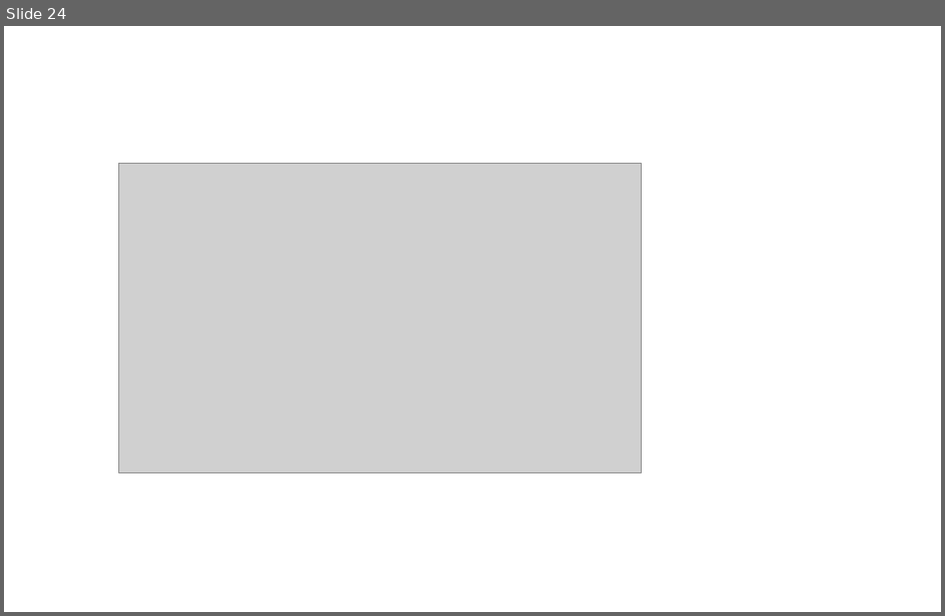
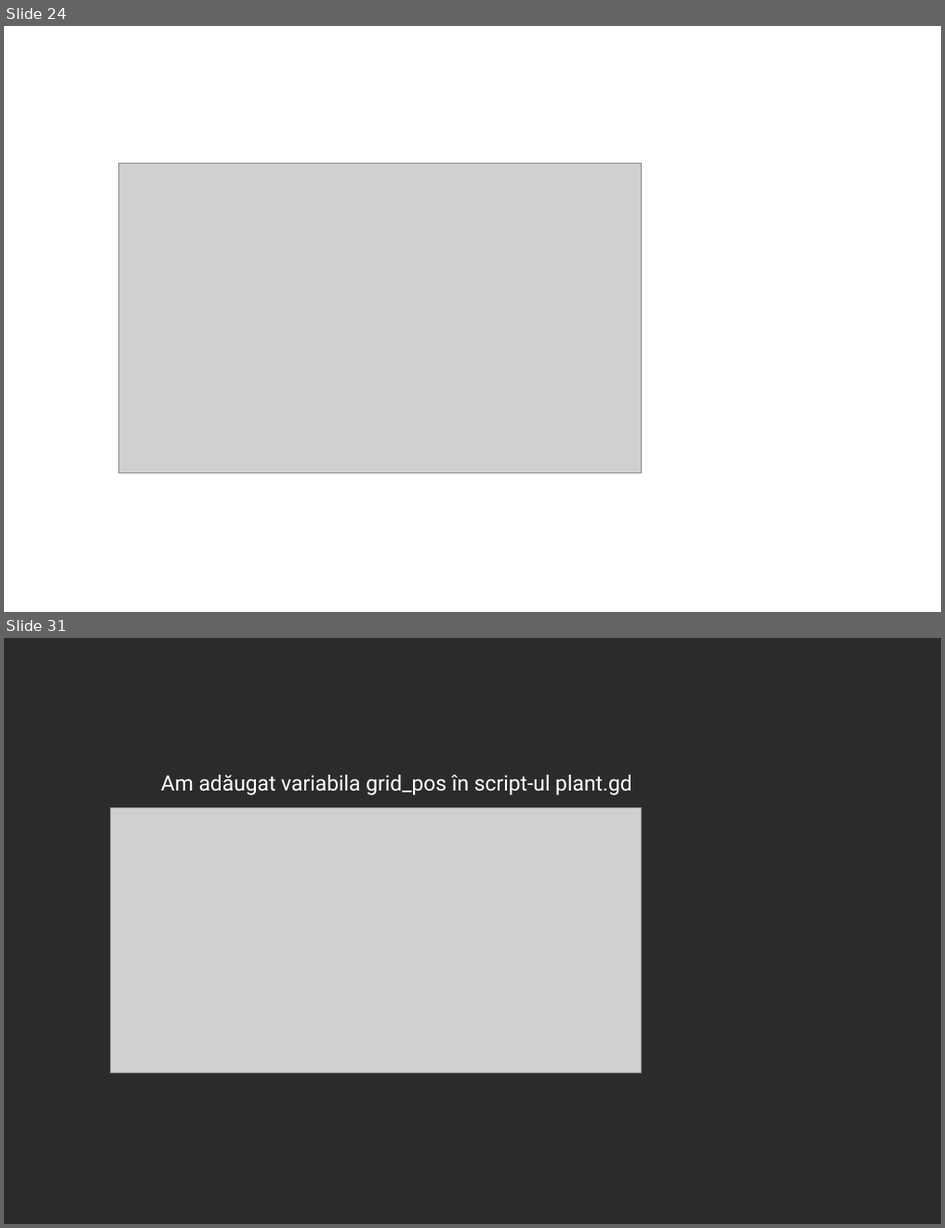
Before and after one commit to 0xspiderr/gdc-upt-presentations, a slide deck: presentation_5/presentation_5.odp. Shown one above the other, each under a label of ours: slide 24 before the commit, slides 24 and 31 after it; the slides between them are not shown. The pictures are 945x616 and 945x1228 pixels, drawn with LibreOffice and Linux fonts; fonts in the diff are those of the drawing; grey boxes stand for pictures; background and template pictures are left out; a plain dark background stands for a picture behind light text. Boxes give left, top, right and bottom in pixels: in the first picture for what was removed or moved away, otherwise in the second. Text is boxed around its words. In the diff, an @@ line names an element or a change of style, - is before the commit and + after.

```diff
--- a/presentation_5/presentation_5.odp
+++ b/presentation_5/presentation_5.odp
@@ slide 31 added at box(4, 638, 941, 1224), background picture (left out) @@
@@ text added at box(161, 775, 633, 795), 18 pt, text #FFFFFF @@
+Am adăugat variabila grid_pos în script-ul plant.gd
@@ picture added at box(110, 808, 642, 1072) @@
```
Also in this commit, not shown: 1 slide changed, 47 other slides added, 1 slide removed, 2 other files.
